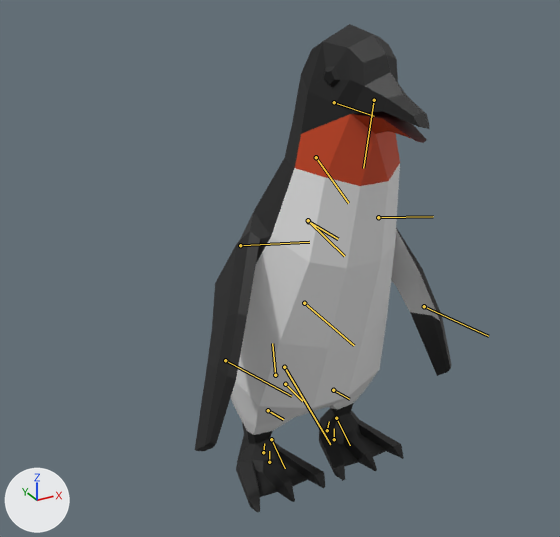
Two versions of the FBX model Assets/Models/Penguin/Penguin.FBX, one commit apart.
The view is the same before and after, from a 50 mm camera at (-0.866, -1.423, 1.265) aimed at (-0.07, 0.024, 0.541). Arrows for +X, +Y and +Z are at lower left; the lights stay in place. The bones that bend it are drawn over the model as lines.

Objects in the first picture: 'penguin'.
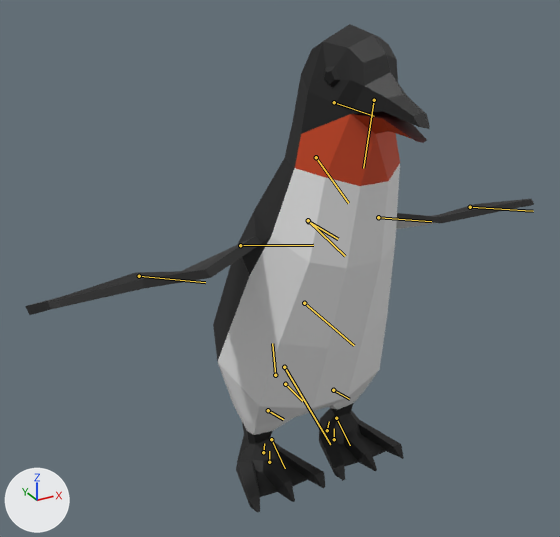
The newer file adds an action. The first version stands in its rest pose; the second is drawn at frame 1 of the action 'Take 001'.

Scene script edits in JSON lines:
```json
{"block": "bone_penguin_rigrupperarm", "where": "bone_penguin_rigrupperarm = bpy.data.objects['Armature'].pose.bones['Penguin-RIGRUpperarm']  # child of 'Penguin-RIGRibcage'"}
{"op": "set", "path": "bone_penguin_rigrupperarm.rotation_quaternion", "old": "(1.0, 0.0, 0.0, 0.0)", "new": "(0.838, -0.021, -0.545, 0.005)", "note": "degrees (0, 0, 0) -> degrees (-6, -66, 4)"}
{"block": "bone_penguin_rigrforearm", "where": "bone_penguin_rigrforearm = bpy.data.objects['Armature'].pose.bones['Penguin-RIGRForearm']  # child of 'Penguin-RIGRUpperarm'"}
{"op": "set", "path": "bone_penguin_rigrforearm.rotation_quaternion", "old": "(1.0, 0.0, 0.0, 0.0)", "new": "(0.996, 0.0, -0.02, 0.087)", "note": "degrees (0, 0, 0) -> degrees (0, -2, 10)"}
{"block": "bone_penguin_riglupperarm", "where": "bone_penguin_riglupperarm = bpy.data.objects['Armature'].pose.bones['Penguin-RIGLUpperarm']  # child of 'Penguin-RIGRibcage'"}
{"op": "set", "path": "bone_penguin_riglupperarm.rotation_quaternion", "old": "(1.0, 0.0, 0.0, 0.0)", "new": "(0.837, 0.021, 0.547, -0.003)", "note": "degrees (0, 0, 0) -> degrees (5, 66, 3)"}
{"block": "bone_penguin_riglforearm", "where": "bone_penguin_riglforearm = bpy.data.objects['Armature'].pose.bones['Penguin-RIGLForearm']  # child of 'Penguin-RIGLUpperarm'"}
{"op": "set", "path": "bone_penguin_riglforearm.rotation_quaternion", "old": "(1.0, 0.0, 0.0, 0.0)", "new": "(0.996, 0.0, 0.021, 0.087)", "note": "degrees (0, 0, 0) -> degrees (0, 2, 10)"}
```

Boxes (x1, y1, x2, y2) around the edits, measured in the pictures (560 x 537 px):
```json
{"object": "penguin", "change": "posed", "before": [195, 24, 452, 512], "after": [25, 24, 534, 512], "on screen": "98% wider"}
{"bone": "Penguin-RIGRUpperarm", "before": "(240, 245) to (309, 242)", "after": "(240, 245) to (313, 245)"}
{"bone": "Penguin-RIGRForearm", "before": "(225, 360) to (291, 396)", "after": "(139, 276) to (205, 282)"}
{"bone": "Penguin-RIGLUpperarm", "before": "(378, 217) to (433, 216)", "after": "(378, 217) to (431, 221)"}
{"bone": "Penguin-RIGLForearm", "before": "(424, 306) to (488, 336)", "after": "(470, 207) to (533, 211)"}
```
